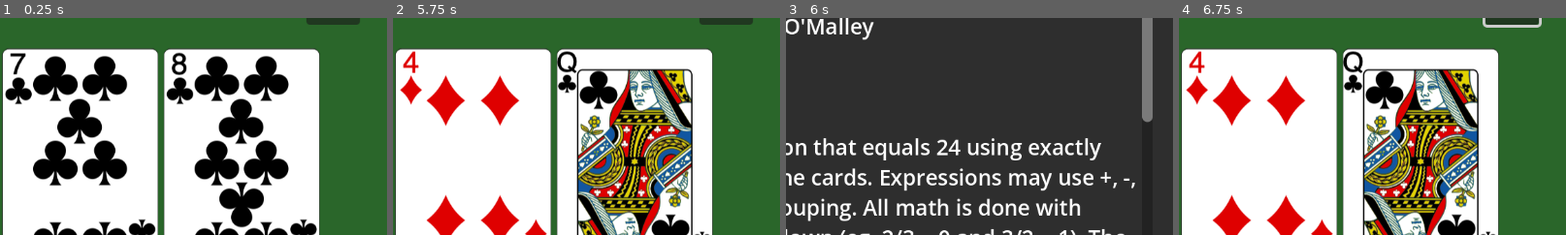
Above: before the commit, frames 1-4 (left to right).
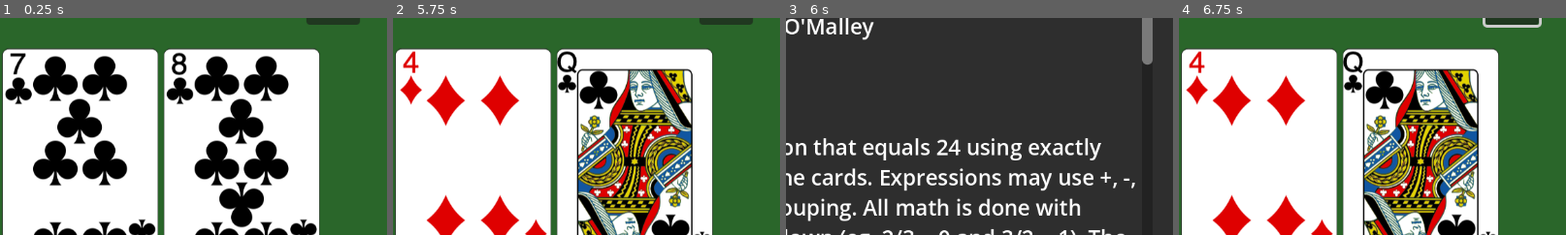
Above: after the commit, the same moments.

Repository: omalley/rule-of-24
Game: Godot game, scene res://control.tscn
Two runs of this game, one before a commit and one after it. Both use one fixed random seed, a clock stepped at 60 frames per second and the inputs below.
Inputs (mouse positions are % of the whole screen's width and height, from its top left):
- Up to frame 1 (0.25 s): no input
- Up to frame 2 (5.75 s): click (60, 88) at 0.52 s; type "12" at 0.6 s; click (7, 12) at 1.25 s; click (84, 88) at 2 s; click (7, 12) at 2.75 s; click (84, 88) at 3.5 s; click (7, 12) at 4.25 s; click (84, 88) at 5 s
- Up to frame 3 (6 s): click (93, 12) at 5.75 s
- Up to frame 4 (6.75 s): click "Done" at 6.5 s
The pictures show only the part of the screen within x 50-100%, y 17-67%; the shares and areas given below are measured in that part.

Frames 1-2 are identical in both runs. In frame 3, 0.7% of the frame differs, in the area x 91-95%, y 19-49%; in frame 4, nothing differs.

Commit message:
Update license and privacy

Diff:
--- a/control.gd
+++ b/control.gd
@@ -59,6 +59,32 @@
 		if new_keyboard != current_keyboard:
 			current_keyboard = new_keyboard
 			size_changed()
+
+# Load a json document as a dictionary of int arrays.
+# Used for loading the unsolvable inputs.
+func load_int_set(path: String):
+	var result = Dictionary()
+	for row in load(path).data:
+		var int_row = Array()
+		for val in row:
+			int_row.push_back(val as int)
+		result[int_row] = null
+	return result
+
+# Clear the text fields
+func clear():
+	status.text = ""
+	expression.text = ""
+
+# Loads all of the card images into a list.
+func create_deck():
+	for rank in Card.Rank.values():
+		for suit in Card.Suit.values():
+			var card = Card.new(rank, suit)
+			var texture = load(card.resource_name())
+			# Label each card with its rank and suit.
+			texture.set_meta(card_property, card)
+			card_deck.push_back(texture)
 
 func size_changed():
 	if controls != null && help_box != null:
@@ -73,32 +99,6 @@
 		# Cause the system to reevalute the help popup size.
 		help_panel.size = Vector2.ZERO
 		help_box.update_minimum_size()
-
-# Load a json document as a dictionary of int arrays.
-# Used for loading the unsolvable inputs.
-func load_int_set(path: String):
-	var result = Dictionary()
-	for row in load(path).data:
-		var int_row = Array()
-		for val in row:
-			int_row.push_back(val as int)
-		result[int_row] = null
-	return result
-
-# Clear the text fields
-func clear():
-	status.text = ""
-	expression.text = ""
-
-# Loads all of the card images into a list.
-func create_deck():
-	for rank in Card.Rank.values():
-		for suit in Card.Suit.values():
-			var card = Card.new(rank, suit)
-			var texture = load(card.resource_name())
-			# Label each card with its rank and suit.
-			texture.set_meta(card_property, card)
-			card_deck.push_back(texture)
 
 # The user pushed the shuffle button.
 func shuffle():
@@ -131,6 +131,9 @@
 # The user pressed return on the expression.
 func expression_changed(_new_text: String):
 	verify()
+
+func handle_links(url: Variant):
+	OS.shell_open(url)
 
 # Get the numbers that correspond to all of the cards.
 func get_inputs():
--- a/control.tscn
+++ b/control.tscn
@@ -122,8 +122,10 @@
 size = Vector2i(816, 485)
 
 [node name="HelpMargin" type="MarginContainer" parent="HelpPanel"]
-offset_right = 40.0
-offset_bottom = 40.0
+offset_left = 8.0
+offset_top = 8.0
+offset_right = 868.0
+offset_bottom = 537.0
 theme_override_constants/margin_left = 30
 theme_override_constants/margin_top = 30
 theme_override_constants/margin_right = 30
@@ -163,8 +165,25 @@
 12 * ((11 / 4) / 3) = 0
 12 * (11 / ( 4 / 3)) = 132
 [/ul]
-[/p]
-"
+
+[b]About:[/b]
+
+Includes:
+[ul]rule-of-24:
+[ul]GPL v3
+[url]https://github.com/omalley/rule-of-24[/url][/ul]
+vector-play-cards:
+[ul]public domain
+[url]https://code.google.com/archive/p/vector-playing-cards/downloads[/url][/ul]
+[/ul]
+
+[b]Privacy:[/b]
+
+The game collects no data from or about the users. It shows no ads.
+
+If the user has told Apple to provide usage data to applications,
+Apple provides a count of the number of sessions.
+[/p]"
 
 [node name="Done" type="Button" parent="HelpPanel/HelpMargin/HelpVbox"]
 layout_mode = 2
@@ -175,4 +194,5 @@
 [connection signal="pressed" from="Margin/VBoxContainer/StatusBox/Help" to="HelpPanel" method="show"]
 [connection signal="text_submitted" from="Margin/VBoxContainer/InputBox/Expression" to="." method="expression_changed"]
 [connection signal="pressed" from="Margin/VBoxContainer/InputBox/Verify" to="." method="verify"]
+[connection signal="meta_clicked" from="HelpPanel/HelpMargin/HelpVbox/HelpText" to="." method="handle_links"]
 [connection signal="pressed" from="HelpPanel/HelpMargin/HelpVbox/Done" to="HelpPanel" method="hide"]
Not shown, changed: LICENSE
Not shown, added: README.md
Not shown, added: privacy.md
